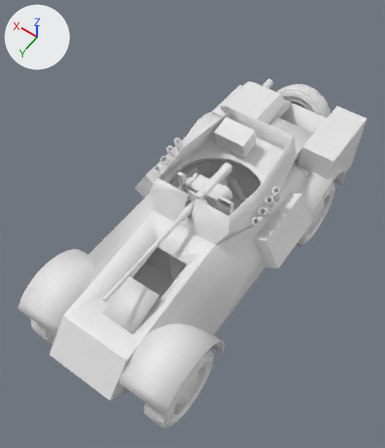
One commit to the Blender file Swedish Armored Reconnaissance/armoured car.blend: the scene before it, then after it.
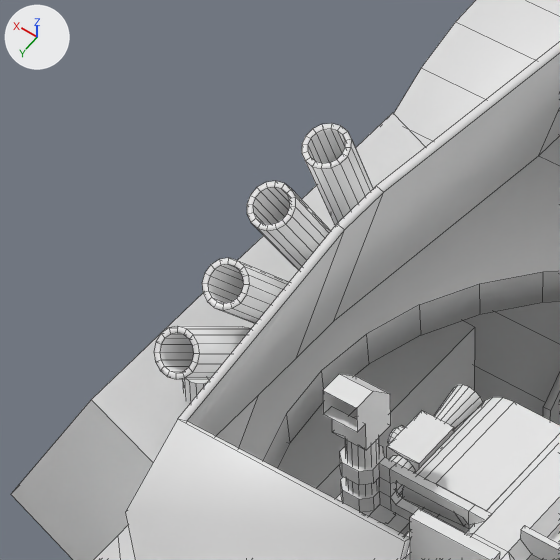
The first picture shows the older version from a 50 mm lens placed at (-2.09, 3.01, 5.73), pointed at (0.0, 0.09, 1.14). The close-ups show both versions on the part from 35% to 54% of the width and 27% to 44% of the height of that picture. The axes (+X, +Y, +Z) are drawn at upper left. The lights are the same throughout. The close-ups show mesh edges as thin lines.

Objects in the first close-up: 'Gun 20mm', 'Hull (Unmirrored)', 'Radio', 'Smoke Launchers', 'Storage Boxes', 'Turret Armour'.
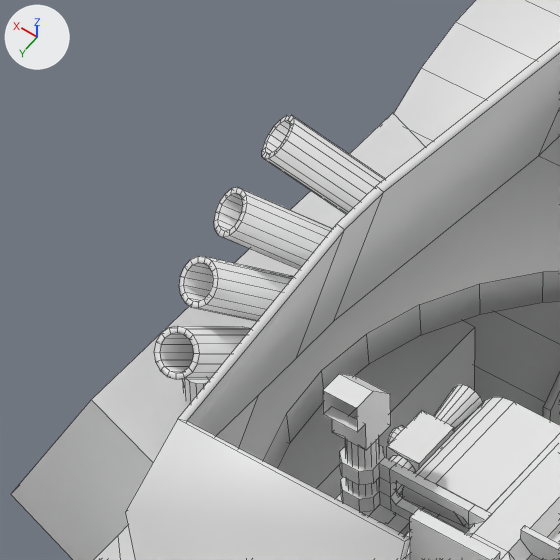
Diff of the bpy script that builds the scene:
```diff
--- a/Swedish Armored Reconnaissance/armoured car.blend.py
+++ b/Swedish Armored Reconnaissance/armoured car.blend.py
@@ me_cube_013 @@
 me_cube_013.from_pydata(...)  # 128 vertices, 68 faces; spans x 0.6..0.68, y -0.268..0.249, z 0.019..0.322
 # verts and faces of me_cube_013; kept vertices keep their numbers, new ones are numbered from 128
+# me_cube_013 part 1: the loose piece of 32 vertices spanning x 0.6..0.68, y 0.044..0.249, z 0.019..0.209 is copied, and the copy is multiplied about its middle by the matrix ((-0.5, 0.866, 0.0), (0.866, 0.5, 0.0), (0.0, 0.0, 1.0)), then moved by (0.006, -0.318, 0.13); it spans x 0.55..0.743, y -0.247..-0.096, z 0.149..0.339
+# me_cube_013 part 2: the loose piece of 32 vertices spanning x 0.6..0.68, y 0.044..0.249, z 0.019..0.209 is copied, and the copy is multiplied about its middle by the matrix ((-0.94, 0.342, 0.0), (0.342, 0.94, 0.0), (0.0, 0.0, 1.0)), then moved by (0.006, -0.095, 0.05); it spans x 0.582..0.71, y -0.048..0.152, z 0.069..0.259
+# me_cube_013 part 3: the loose piece of 32 vertices spanning x 0.6..0.68, y -0.061..0.129, z 0.044..0.249 is deleted
+# me_cube_013 part 4: the loose piece of 32 vertices spanning x 0.6..0.68, y -0.268..-0.124, z 0.106..0.322 is deleted
+# me_cube_013 part 5
+verts[64] = (0.715, 0.027, 0.238)  # moved
+verts[65] = (0.702, 0.035, 0.24)  # moved
+verts[66] = (0.688, 0.039, 0.247)  # moved
+verts[67] = (0.676, 0.039, 0.257)  # moved
+verts[68] = (0.668, 0.033, 0.269)  # moved
+verts[69] = (0.664, 0.024, 0.28)  # moved
+verts[70] = (0.665, 0.012, 0.29)  # moved
+verts[71] = (0.671, -0.001, 0.297)  # moved
+verts[72] = (0.682, -0.012, 0.299)  # moved
+verts[73] = (0.695, -0.021, 0.297)  # moved
+verts[74] = (0.708, -0.025, 0.29)  # moved
+verts[75] = (0.72, -0.024, 0.28)  # moved
+verts[76] = (0.729, -0.018, 0.269)  # moved
+verts[77] = (0.733, -0.009, 0.257)  # moved
+verts[78] = (0.732, 0.003, 0.247)  # moved
+verts[79] = (0.725, 0.016, 0.24)  # moved
+verts[80] = (0.617, -0.09, 0.109)  # moved
+verts[81] = (0.604, -0.082, 0.112)  # moved
+verts[82] = (0.59, -0.078, 0.118)  # moved
+verts[83] = (0.578, -0.079, 0.128)  # moved
+verts[84] = (0.569, -0.084, 0.14)  # moved
+verts[85] = (0.565, -0.094, 0.152)  # moved
+verts[86] = (0.567, -0.106, 0.162)  # moved
+verts[87] = (0.573, -0.118, 0.168)  # moved
+verts[88] = (0.583, -0.13, 0.171)  # moved
+verts[89] = (0.596, -0.138, 0.168)  # moved
+verts[90] = (0.61, -0.142, 0.162)  # moved
+verts[91] = (0.622, -0.141, 0.152)  # moved
+verts[92] = (0.631, -0.136, 0.14)  # moved
+verts[93] = (0.635, -0.126, 0.128)  # moved
+verts[94] = (0.633, -0.114, 0.118)  # moved
+verts[95] = (0.627, -0.102, 0.112)  # moved
```

Location of each change, (x1, y1, x2, y2) in pixels of the close-ups (560 x 560 px; the box of a moved part takes in the faces that stretch with it):
'Smoke Launchers', reshaped: before (154, 123, 373, 379); after (154, 115, 385, 379)
part 1 of me_cube_013, added: after (262, 115, 385, 215)
part 2 of me_cube_013, added: after (179, 256, 293, 321)
part 3 of me_cube_013, deleted: before (202, 258, 289, 324)
part 4 of me_cube_013, deleted: before (302, 123, 373, 225)
part 5 of me_cube_013, moved or reshaped: before (247, 181, 331, 270); after (214, 187, 333, 269)
